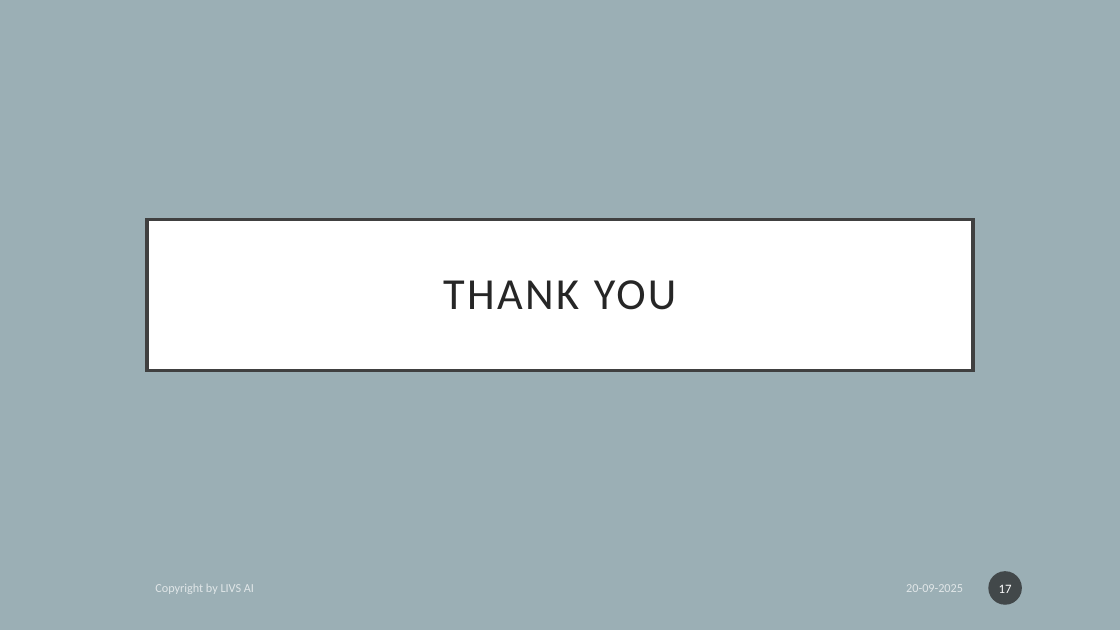
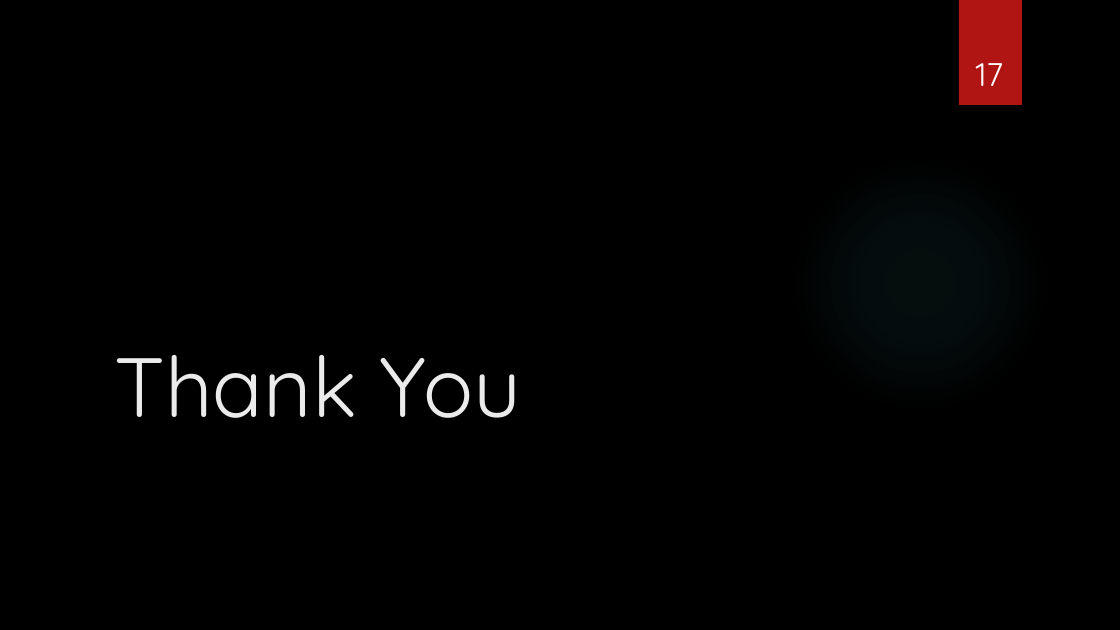
Before and after one commit to vishant1203/Development-of-Credit-Risk-Model-for-Lauki-Finance, a slide deck: slide 17 of presentation/Development of Credit Risk Model for ‘LZ.pptx. Drawn at 1120x630 pixels with LibreOffice and Linux fonts; fonts in the diff are those of the drawing; background and template pictures are left out. Boxes give left, top, right and bottom in pixels: in the first picture for what was removed or moved away, otherwise in the second. Text is boxed around its words. In the diff, an @@ line names an element or a change of style, - is before the commit and + after.

```diff
--- a/presentation/Development of Credit Risk Model for ‘LZ.pptx
+++ b/presentation/Development of Credit Risk Model for ‘LZ.pptx
@@ background #9BAFB5 to picture (left out) @@
@@ page number: place and size @@
-page number at box(989, 571, 1023, 605)
+page number at box(976, 63, 1004, 86)
@@ page number at box(976, 63, 1004, 86): size 11 to 28 pt, font Calibri to Quicksand; vertical alignment middle to bottom; fill #1D1D1D at 70% opacity to none @@
@@ rectangle added at box(959, 0, 1022, 105), fill #B01513 @@
@@ title "Thank You": place and size @@
-title "Thank You" at box(147, 219, 973, 371)
+title "Thank You" at box(114, 355, 521, 418)
@@ title "Thank You" at box(114, 355, 521, 418): vertical alignment middle to bottom; fill #FFFFFF to none; outline #404040 3 pt to none @@
@@ ellipse added at box(791, 154, 1049, 413), fill gradient #50B9C1 @@
@@ title at box(114, 355, 521, 418): text changed; size 38 to 72 pt; font Calibri to Quicksand; text colour #262626 to #EBEBEB @@
-THANK YOU
+Thank You
@@ text removed at box(155, 584, 254, 594) @@
-Copyright by LIVS AI
@@ text removed at box(906, 584, 963, 592) @@
-20-09-2025
```
Also in this commit, not shown: 16 other slides changed.
